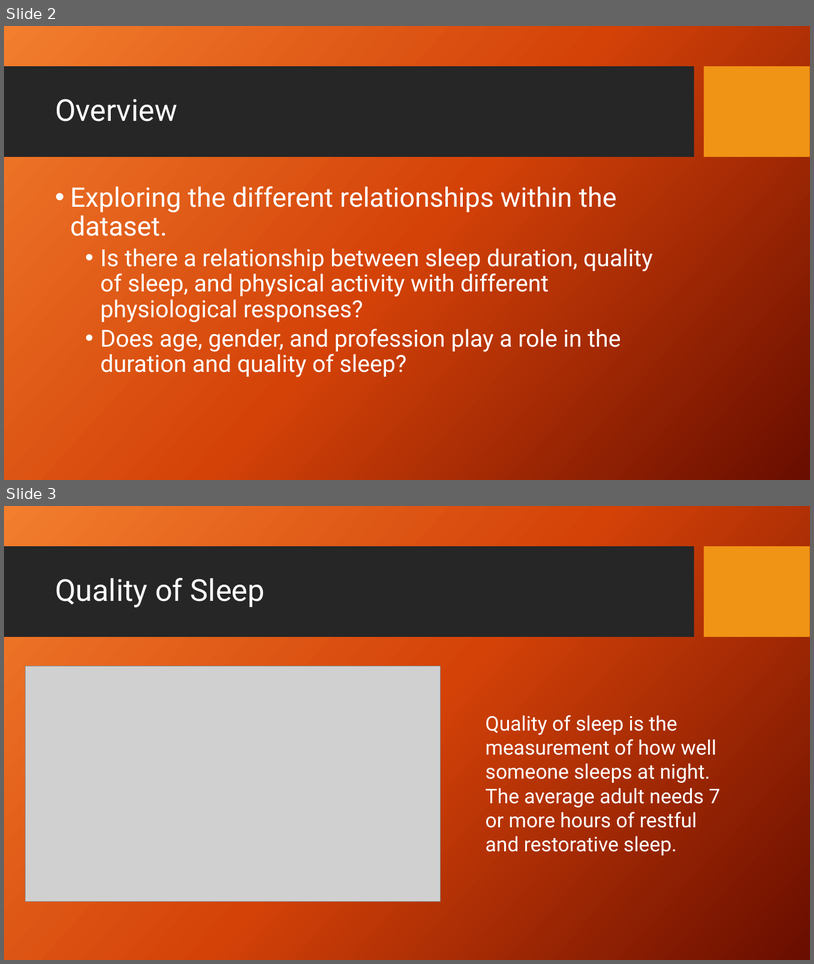
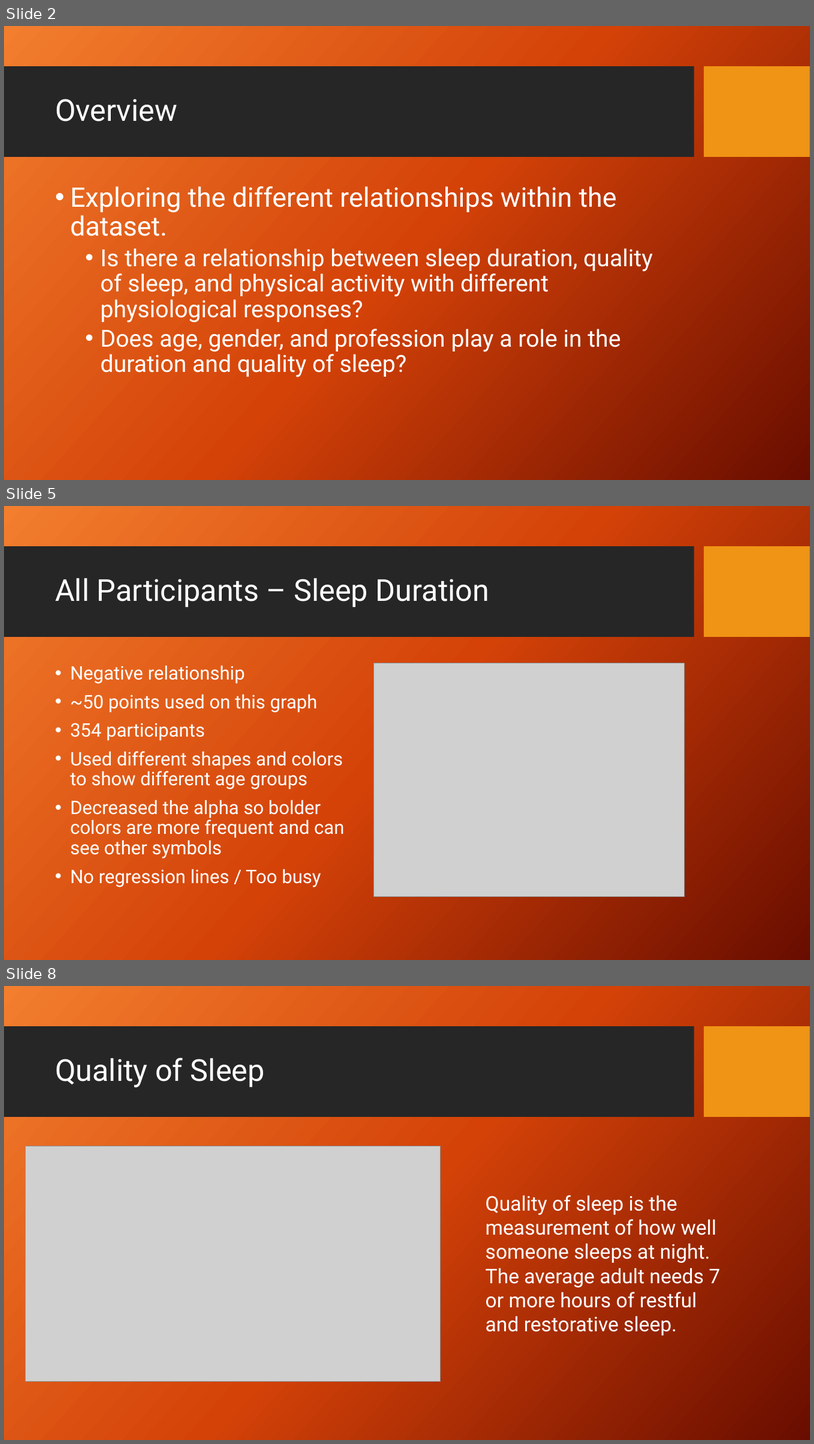
Before and after one commit to jaredsletto/Project_1, a slide deck: Project 1 - Sleep Project.pptx. Shown one above the other, each under a label of ours: slides 2 and 3 before the commit, slides 2, 5 and 8 after it; the slides between them are not shown. The pictures are 814x964 and 814x1444 pixels, drawn with LibreOffice and Linux fonts; fonts in the diff are those of the drawing; grey boxes stand for pictures; background and template pictures are left out. Boxes give left, top, right and bottom in pixels: in the first picture for what was removed or moved away, otherwise in the second. Text is boxed around its words. In the diff, an @@ line names an element or a change of style, - is before the commit and + after.

```diff
--- a/Project 1 - Sleep Project.pptx
+++ b/Project 1 - Sleep Project.pptx
@@ slide 5 added at (4,506,810,960), background picture (left out); not listed: 2 template elements that a slide beside it also shows @@
@@ title added at (55,578,490,607), 36 pt, text #FFFFFF @@
+All Participants – Sleep Duration
@@ text added at (70,665,344,887), 22.2 pt, text #FFFFFF @@
+• Negative relationship
+• ~50 points used on this graph
+• 354 participants
+• Used different shapes and colors to show different age groups
+• Decreased the alpha so bolder colors are more frequent and can see other symbols
+• No regression lines / Too busy
@@ picture added at (374,663,685,897) @@
@@ what was slide 3 is now slide 8 @@
```
Also in this commit, not shown: 4 other slides added.
